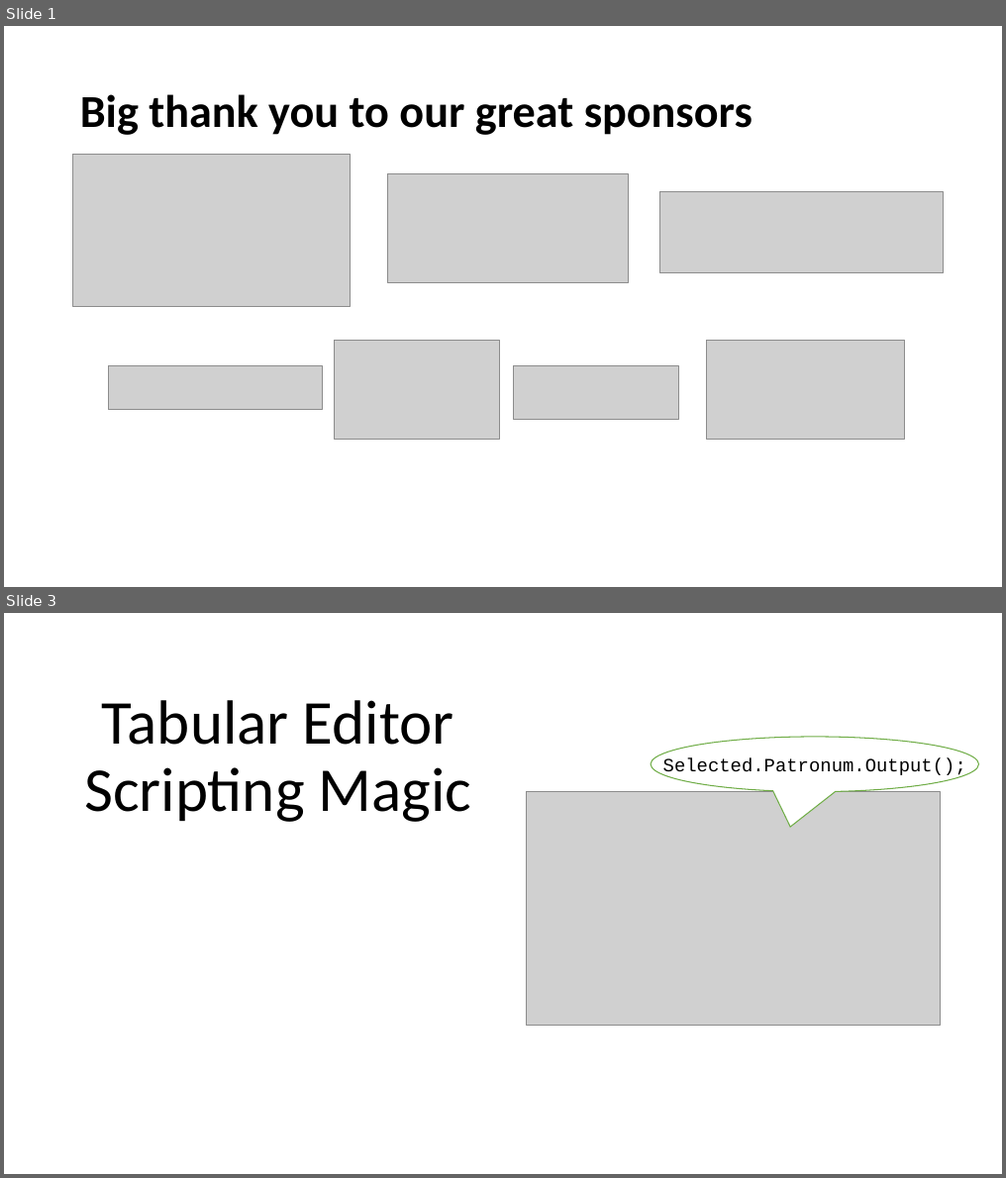
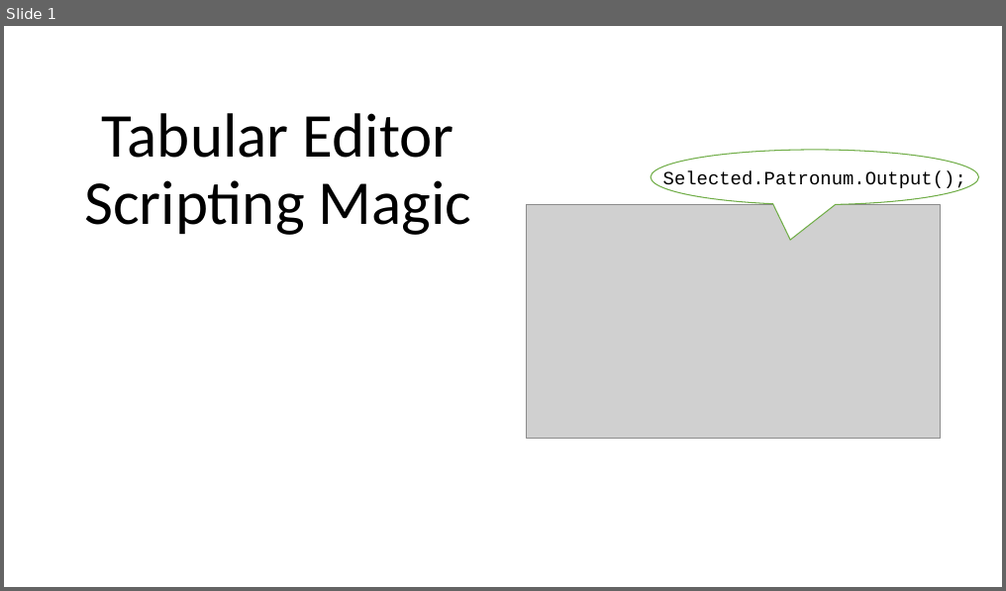
Before and after one commit to otykier/training, a slide deck: Singapore UG 2025/Tabular Editor scripting magic/Tabular Editor Scripting Magic.pptx. Shown one above the other, each under a label of ours: slides 1 and 3 before the commit, slide 1 after it; the slides between them are not shown. The pictures are 1006x1178 and 1006x591 pixels, drawn with LibreOffice and Linux fonts; fonts in the diff are those of the drawing; grey boxes stand for pictures. Boxes give left, top, right and bottom in pixels: in the first picture for what was removed or moved away, otherwise in the second. Text is boxed around its words. In the diff, an @@ line names an element or a change of style, - is before the commit and + after.

```diff
--- a/Singapore UG 2025/Tabular Editor scripting magic/Tabular Editor Scripting Magic.pptx
+++ b/Singapore UG 2025/Tabular Editor scripting magic/Tabular Editor Scripting Magic.pptx
@@ slide 1 removed at <box>4,26,1002,587</box>, background #FFFFFF @@
@@ text removed at <box>80,94,752,135</box> @@
-Big thank you to our great sponsors
@@ picture removed at <box>73,154,350,307</box> @@
@@ picture removed at <box>387,174,629,282</box> @@
@@ picture removed at <box>659,192,944,274</box> @@
@@ picture removed at <box>334,341,499,439</box> @@
@@ picture removed at <box>707,341,905,439</box> @@
@@ picture removed at <box>108,367,322,410</box> @@
@@ picture removed at <box>514,367,679,420</box> @@
@@ what was slide 3 is now slide 1 @@
```
Also in this commit, not shown: 2 slides changed, 2 other slides removed.
